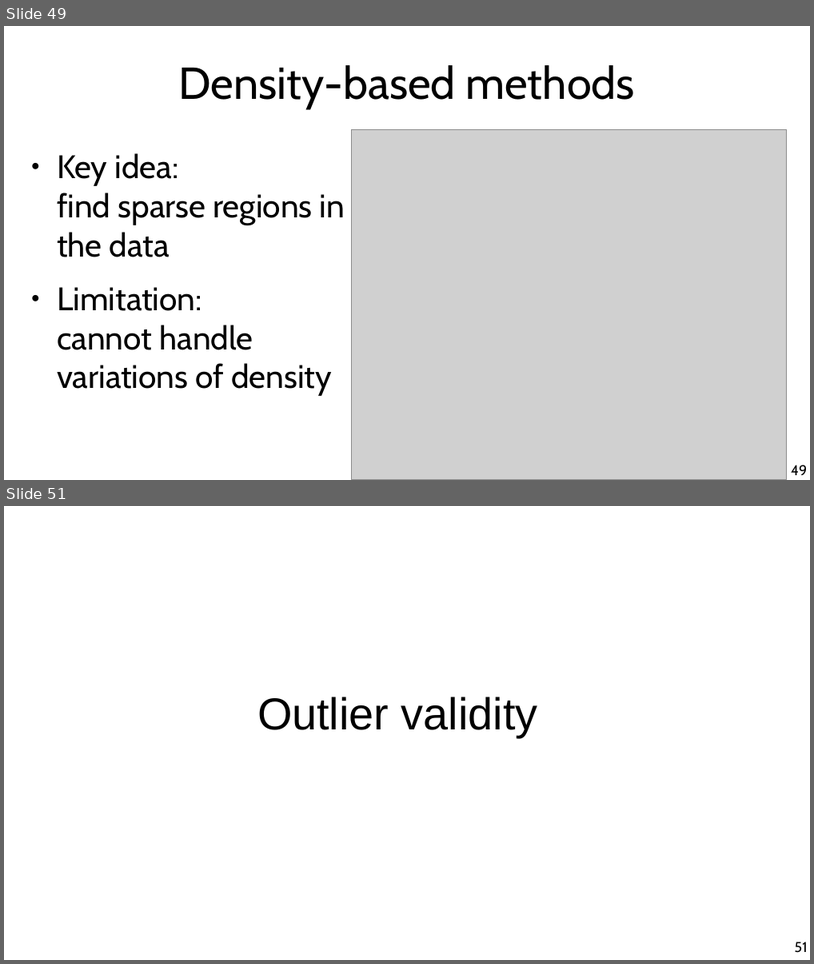
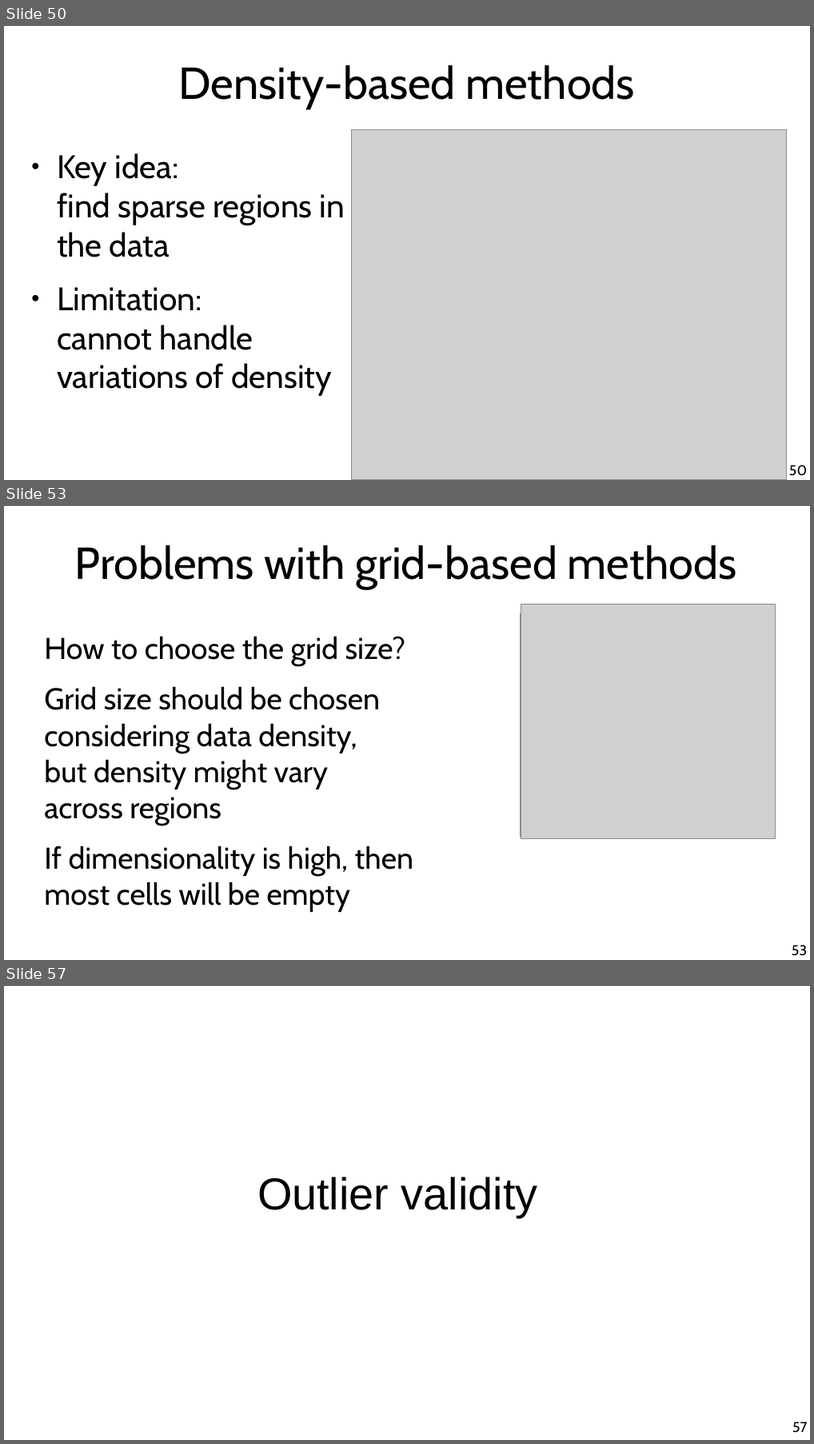
Before and after one commit to chatox/data-mining-course, a slide deck: theory/tt09_outlier_detection.odp. Shown one above the other, each under a label of ours: slides 49 and 51 before the commit, slides 50, 53 and 57 after it; the slides between them are not shown. The pictures are 814x964 and 814x1444 pixels, drawn with LibreOffice and Linux fonts; fonts in the diff are those of the drawing; grey boxes stand for pictures. Boxes give left, top, right and bottom in pixels: in the first picture for what was removed or moved away, otherwise in the second. Text is boxed around its words. In the diff, an @@ line names an element or a change of style, - is before the commit and + after.

```diff
--- a/theory/tt09_outlier_detection.odp
+++ b/theory/tt09_outlier_detection.odp
@@ slide 53 added at <box>4,506,810,960</box>, background #FFFFFF @@
@@ title added at <box>75,545,738,589</box>, 44 pt, text #000000 @@
+Problems with grid-based methods
@@ picture added at <box>521,613,771,836</box> @@
@@ picture added at <box>522,604,776,838</box> @@
@@ text added at <box>44,636,414,912</box>, 29.6 pt, text #000000 @@
+How to choose the grid size?
+Grid size should be chosen
+considering data density,
+but density might vary
+across regions
+If dimensionality is high, then
+most cells will be empty
@@ page number added at <box>792,944,807,956</box>, 14 pt, text #000000 @@
+53
@@ what was slide 49 is now slide 50 @@
@@ page number at <box>790,464,807,476</box>: text changed @@
-49
+50
@@ what was slide 51 is now slide 57 @@
@@ page number at <box>793,1421,808,1432</box>: text changed @@
-51
+57
```
Also in this commit, not shown: 10 slides changed, 9 other slides added, 1 slide removed.
